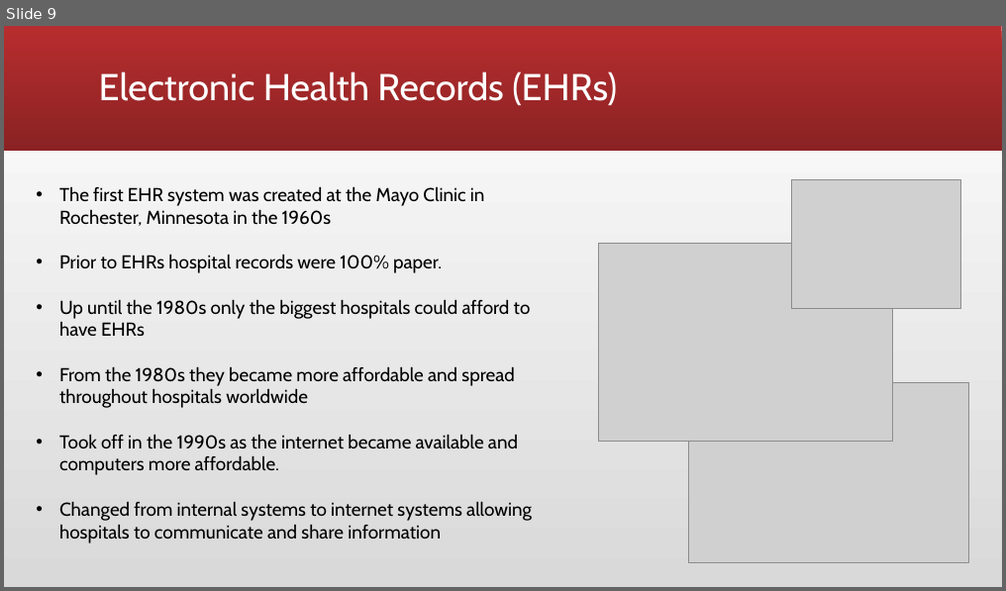
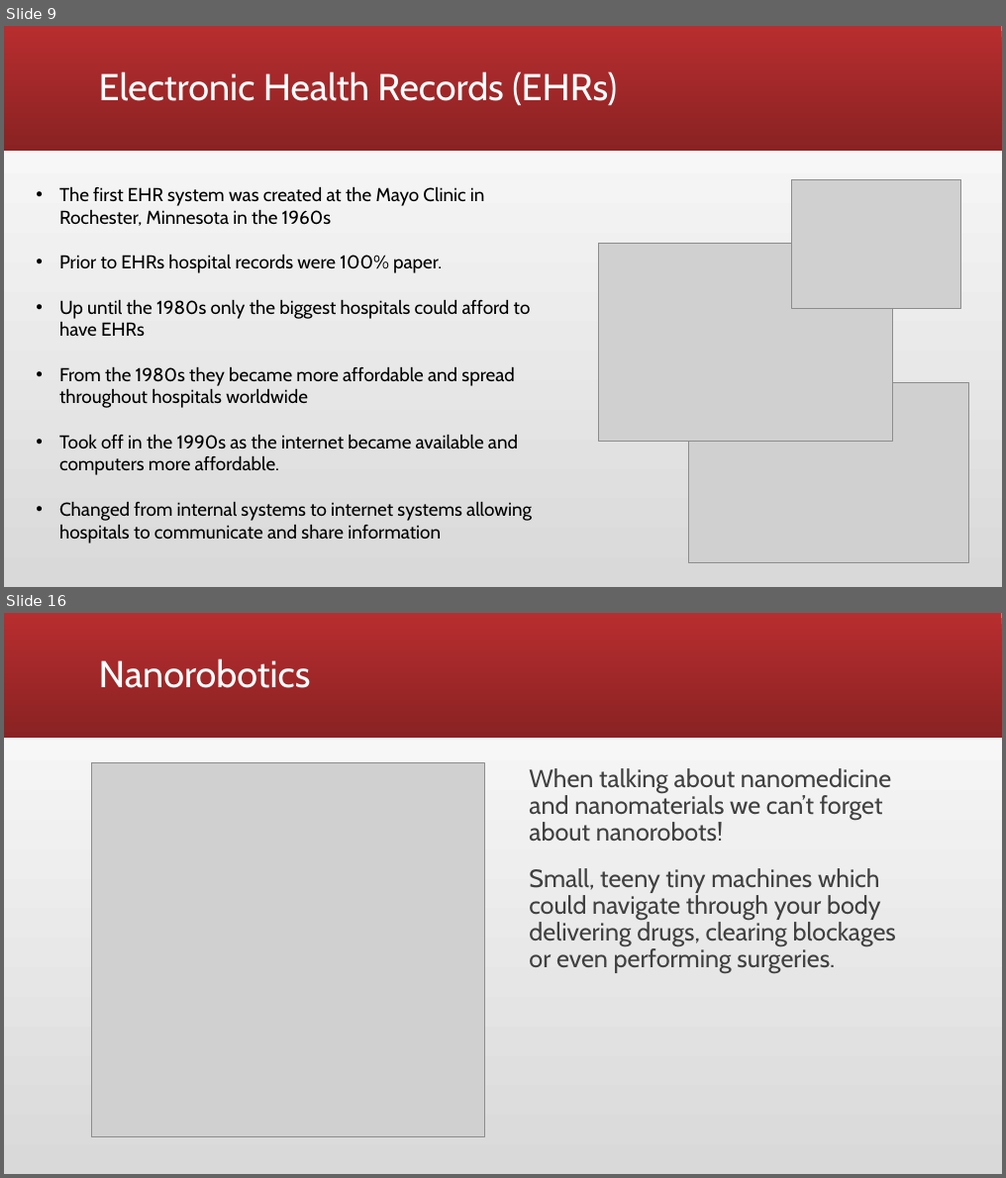
Before and after one commit to anetakotas/The-Computing-Industry-Group-Project, a slide deck: Group Podcast.pptx. Shown one above the other, each under a label of ours: slide 9 before the commit, slides 9 and 16 after it; the slides between them are not shown. The pictures are 1006x591 and 1006x1178 pixels, drawn with LibreOffice and Linux fonts; fonts in the diff are those of the drawing; grey boxes stand for pictures. Boxes give left, top, right and bottom in pixels: in the first picture for what was removed or moved away, otherwise in the second. Text is boxed around its words. In the diff, an @@ line names an element or a change of style, - is before the commit and + after.

```diff
--- a/Group Podcast.pptx
+++ b/Group Podcast.pptx
@@ slide 16 added at box(4, 613, 1002, 1174), background gradient #D9D9D9 to #FFFFFF; not listed: 1 template element that a slide beside it also shows @@
@@ title added at box(99, 659, 311, 688), 36 pt, text #FFFFFF @@
+Nanorobotics
@@ picture added at box(91, 762, 484, 1137) @@
@@ text added at box(529, 768, 896, 973), 24 pt, text #404040 @@
+When talking about nanomedicine and nanomaterials we can’t forget about nanorobots!
+Small, teeny tiny machines which could navigate through your body delivering drugs, clearing blockages or even performing surgeries.
```
Also in this commit, not shown: 6 other slides added, 4 slides removed.
